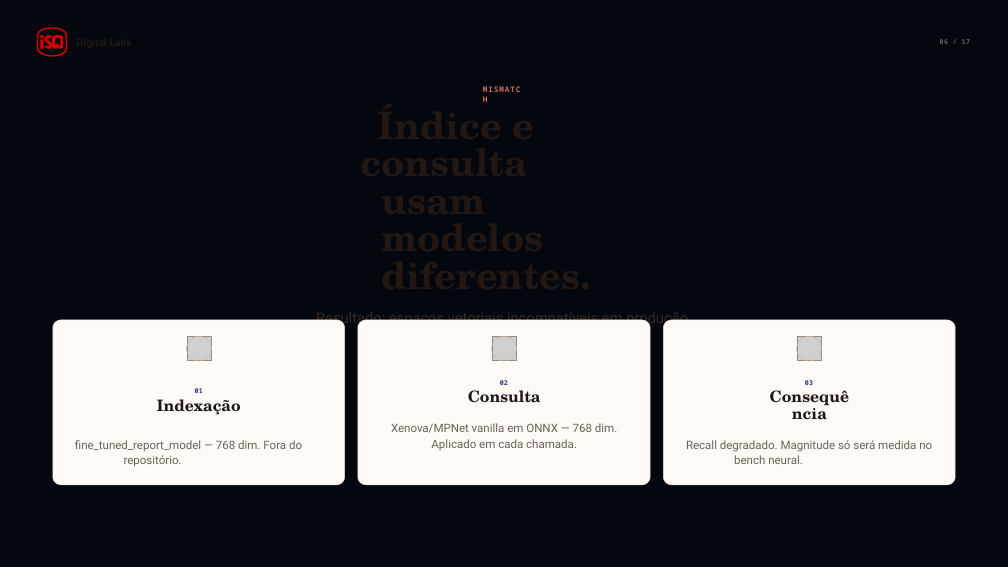
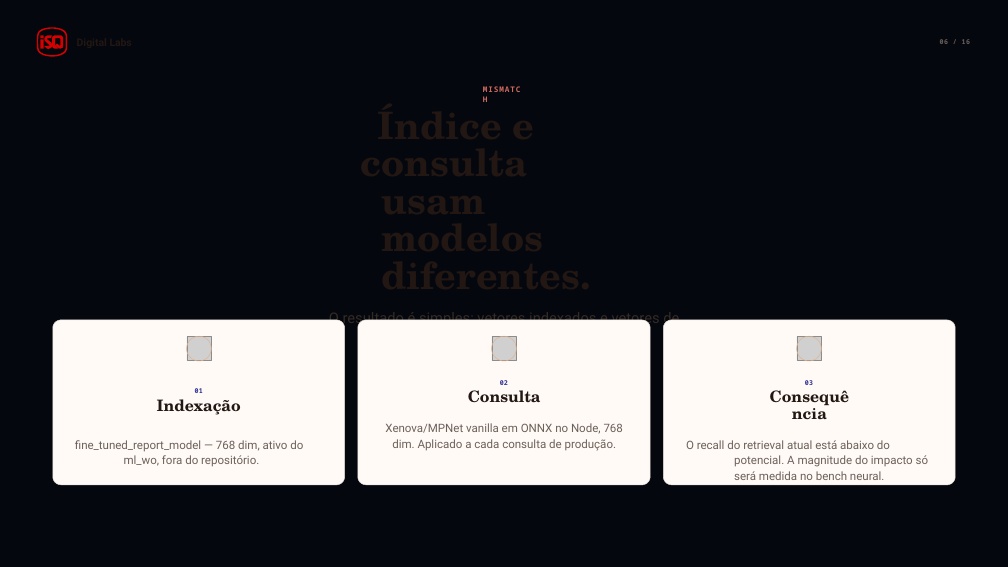
Before and after one commit to dropeko/rag-personal, a slide deck: slide 6 of references/Apresentacao_RAG_2026-06-01.pptx. Drawn at 1008x567 pixels with LibreOffice and Linux fonts; fonts in the diff are those of the drawing; grey boxes stand for pictures. Boxes give left, top, right and bottom in pixels: in the first picture for what was removed or moved away, otherwise in the second. Text is boxed around its words. In the diff, an @@ line names an element or a change of style, - is before the commit and + after.

```diff
--- a/references/Apresentacao_RAG_2026-06-01.pptx
+++ b/references/Apresentacao_RAG_2026-06-01.pptx
@@ text at box(329, 319, 679, 346): text changed @@
-Resultado: espaços vetoriais incompatíveis em produção.
+O resultado é simples: vetores indexados e vetores de consulta vivem em espaços distintos.
@@ text at box(75, 440, 303, 467): text changed @@
-fine_tuned_report_model — 768 dim. Fora do repositório.
+fine_tuned_report_model — 768 dim, ativo do ml_wo, fora do repositório.
@@ text at box(385, 423, 623, 451): text changed @@
-Xenova/MPNet vanilla em ONNX — 768 dim. Aplicado em cada chamada.
+Xenova/MPNet vanilla em ONNX no Node, 768 dim. Aplicado a cada consulta de produção.
@@ text at box(686, 440, 929, 480): text changed @@
-Recall degradado. Magnitude só será medida no bench neural.
+O recall do retrieval atual está abaixo do potencial. A magnitude do impacto só será medida no bench neural.
```
Also in this commit, not shown: 15 other slides changed, 1 slide removed, 1 other file.
